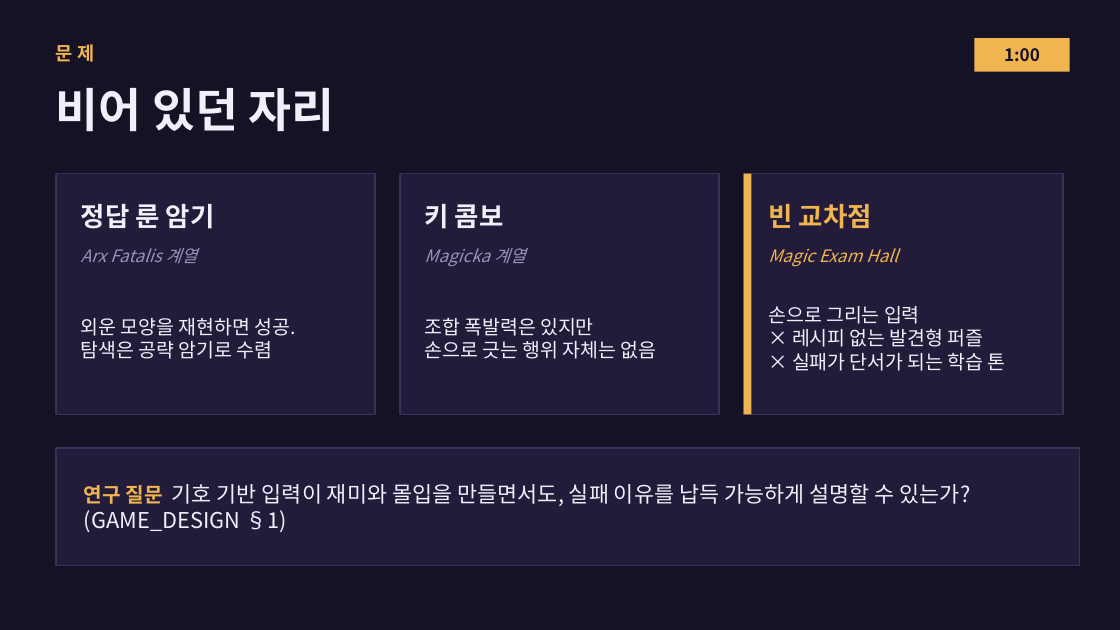
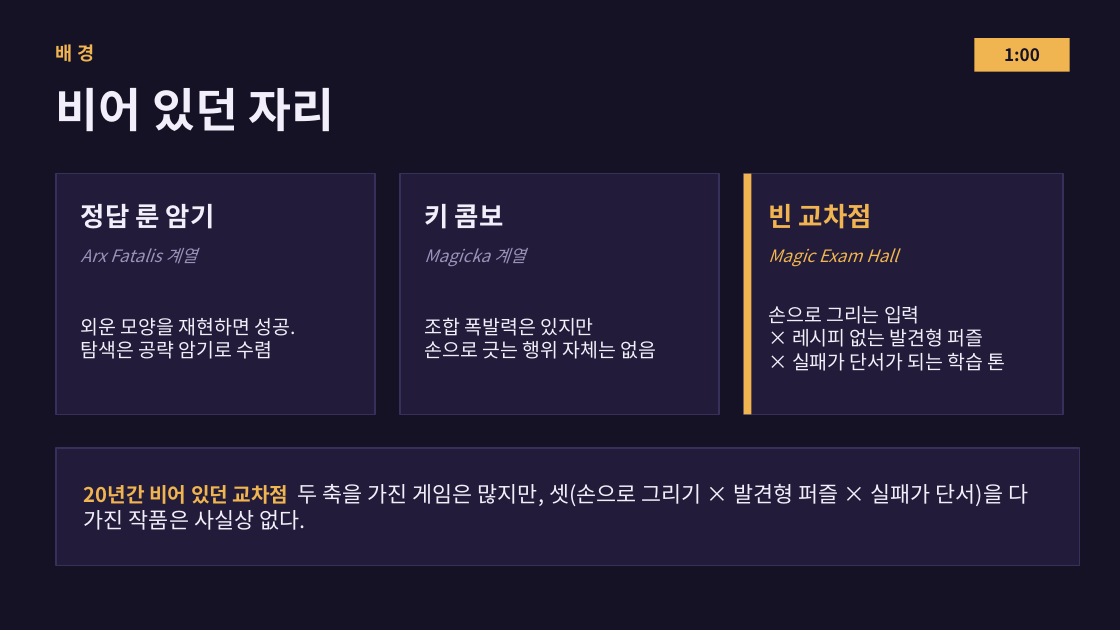
Before and after one commit to sw1029/magic, a slide deck: slide 2 of docs/presentation/MagicExamHall_Presentation_Skeleton.pptx. Drawn at 1120x630 pixels with LibreOffice and Linux fonts; fonts in the diff are those of the drawing. Boxes give left, top, right and bottom in pixels: in the first picture for what was removed or moved away, otherwise in the second. Text is boxed around its words. In the diff, an @@ line names an element or a change of style, - is before the commit and + after.

Commit message:
docs: align presentation with HCI final guideline
Add target-user/needs slide (slide 3) and reframe slide 2 as
background. Problem statements rewritten in user-needs language.
Outline now maps each slide to the guideline items and specs the
mandatory 3-minute implementation+experiment video (YouTube).

```diff
--- a/docs/presentation/MagicExamHall_Presentation_Skeleton.pptx
+++ b/docs/presentation/MagicExamHall_Presentation_Skeleton.pptx
@@ text at (56,44,95,62): text changed @@
-문제
+배경
@@ text at (84,484,1028,530): text changed @@
-연구 질문 기호 기반 입력이 재미와 몰입을 만들면서도, 실패 이유를 납득 가능하게 설명할 수 있는가? (GAME_DESIGN §1)
+20년간 비어 있던 교차점 두 축을 가진 게임은 많지만, 셋(손으로 그리기 × 발견형 퍼즐 × 실패가 단서)을 다 가진 작품은 사실상 없다.
```
Also in this commit, not shown: 1 other slide changed, 1 slide added, 1 other file.
